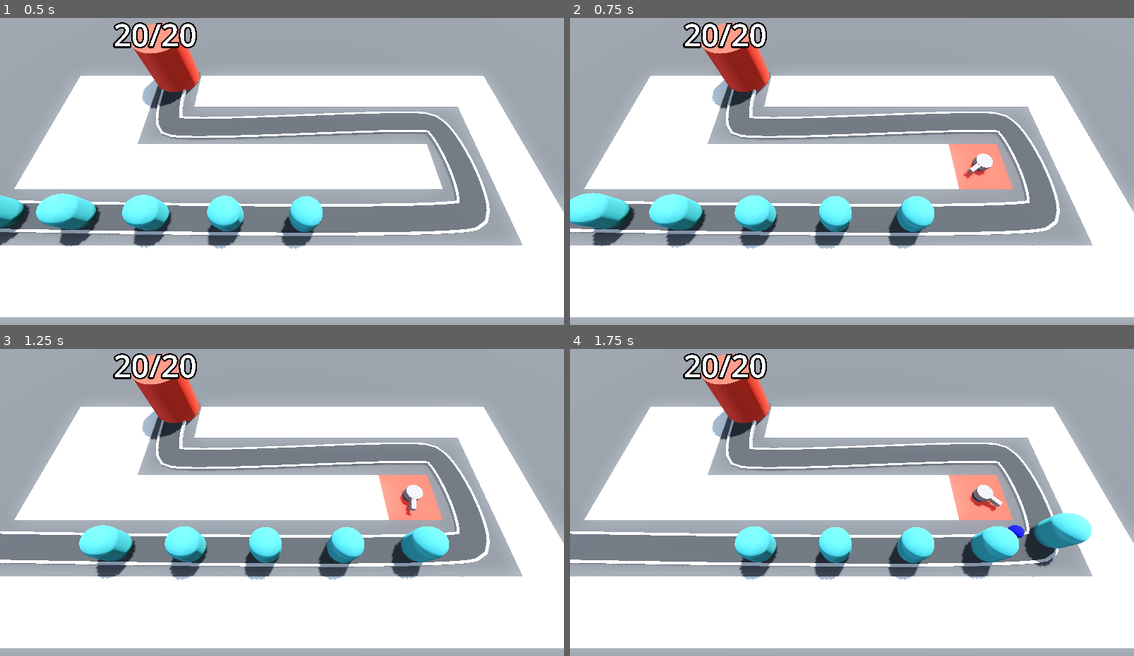
Above: before the commit, frames 1-4 (two rows, left to right).
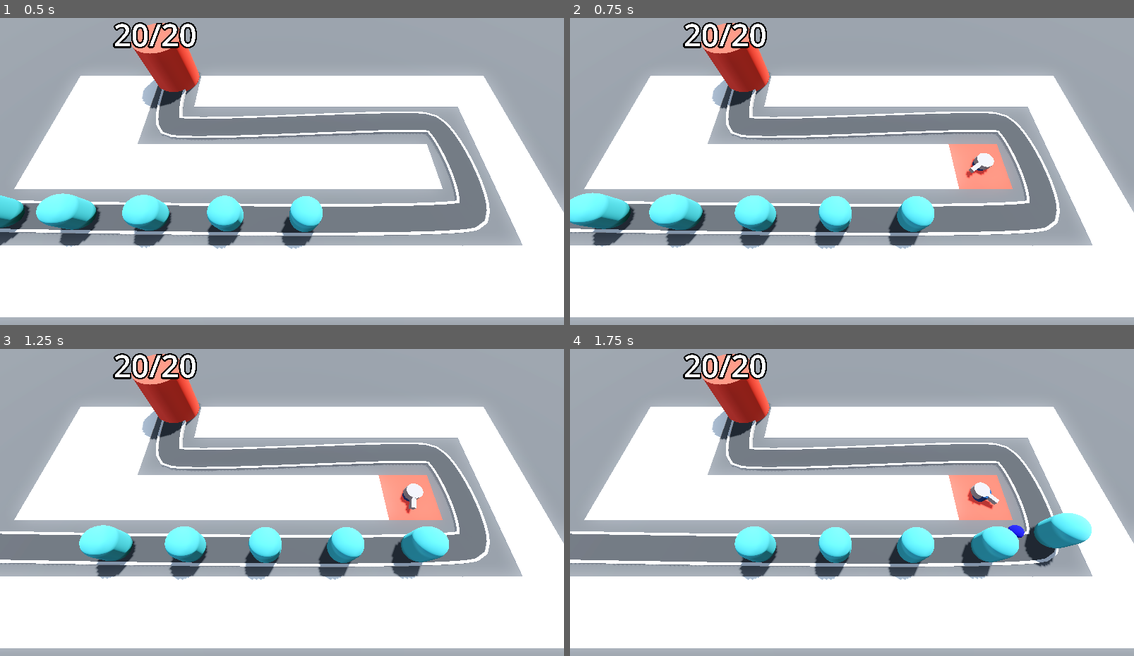
Above: after the commit, the same moments.

Repository: roomno17/Barbarian-Blaster
Game: Godot game, scene res://base_level.tscn
Two runs of this game, one before a commit and one after it. Both use one fixed random seed, a clock stepped at 60 frames per second and the inputs below.
Inputs (mouse positions are in pixels of both pictures, inside the frame that each line leads up to):
- Up to frame 1 (0.5 s): no input
- Up to frame 2 (0.75 s): move the mouse to (976, 159) at 0.52 s; click (976, 159) at 0.6 s
- Up to frame 3 (1.25 s): no input
- Up to frame 4 (1.75 s): move the mouse to (739, 520) at 1.27 s; click (739, 520) at 1.35 s

Frame 1 is identical in both runs. In frame 2, less than 0.1% of the frame differs, in the area x 69-76%, y 44-53%; in frame 3, less than 0.1%; in frame 4, 0.1%, in the area x 70-77%, y 43-53%.

Commit message:
damage and turret animation

Diff:
--- a/Enemy/enemy.gd
+++ b/Enemy/enemy.gd
@@ -1,18 +1,22 @@
 extends PathFollow3D
 class_name Enemy
 ## The speed in m/s the enemy will move
+@onready var animation_player: AnimationPlayer = $AnimationPlayer
+
 @export var speed :float = 10.0
 @export var max_health = 50
 
 var health:int:
 	set(new_health):
+		if health>new_health:
+			animation_player.play("take_damage")
 		health=new_health
 		if health<1:
 			queue_free()
 @onready var base : Base = get_tree().get_first_node_in_group("base")
 # Called when the node enters the scene tree for the first time.
 func _ready() -> void:
-	pass # Replace with function body.
+	health=max_health
 
 
 # Called every frame. 'delta' is the elapsed time since the previous frame.
--- a/Enemy/enemy.tscn
+++ b/Enemy/enemy.tscn
@@ -10,8 +10,49 @@
 radius = 1.0
 height = 3.0
 
+[sub_resource type="StandardMaterial3D" id="StandardMaterial3D_px1sc"]
+no_depth_test = true
+shading_mode = 0
+
 [sub_resource type="ConcavePolygonShape3D" id="ConcavePolygonShape3D_2pb1h"]
 data = PackedVector3Array(0, 1.5, 0, 0, 1.5, 0, 0, 1.4848, -0.17359999, 0, 1.5, 0, -0.016999999, 1.4848, -0.17279999, 0 …(277850 unchanged characters)…
+
+[sub_resource type="Animation" id="Animation_2pb1h"]
+resource_name = "take_damage"
+length = 0.1
+tracks/0/type = "value"
+tracks/0/imported = false
+tracks/0/enabled = true
+tracks/0/path = NodePath("DamagedHighlight:visible")
+tracks/0/interp = 1
+tracks/0/loop_wrap = true
+tracks/0/keys = {
+"times": PackedFloat32Array(0, 0.1),
+"transitions": PackedFloat32Array(1, 1),
+"update": 1,
+"values": [true, false]
+}
+
+[sub_resource type="Animation" id="Animation_px1sc"]
+length = 0.001
+tracks/0/type = "value"
+tracks/0/imported = false
+tracks/0/enabled = true
+tracks/0/path = NodePath("DamagedHighlight:visible")
+tracks/0/interp = 1
+tracks/0/loop_wrap = true
+tracks/0/keys = {
+"times": PackedFloat32Array(0),
+"transitions": PackedFloat32Array(1),
+"update": 1,
+"values": [false]
+}
+
+[sub_resource type="AnimationLibrary" id="AnimationLibrary_am0pq"]
+_data = {
+&"RESET": SubResource("Animation_px1sc"),
+&"take_damage": SubResource("Animation_2pb1h")
+}
 
 [node name="Enemy" type="PathFollow3D"]
 transform = Transform3D(0.9999959, 0, 0, 0, 1, 0, 0, 0, 0.9999959, 0, 0, 0)
@@ -22,8 +63,19 @@
 transform = Transform3D(1, 0, 0, 0, 1, 0, 0, 0, 1, 0, 1.6, 0)
 mesh = SubResource("CapsuleMesh_xjnqo")
 
+[node name="DamagedHighlight" type="MeshInstance3D" parent="."]
+transform = Transform3D(1, 0, 0, 0, 1, 0, 0, 0, 1, 0, 1.6, 0)
+visible = false
+mesh = SubResource("CapsuleMesh_xjnqo")
+surface_material_override/0 = SubResource("StandardMaterial3D_px1sc")
+
 [node name="EnemyArea3D" type="Area3D" parent="." groups=["enemy_area"]]
 
 [node name="CollisionShape3D" type="CollisionShape3D" parent="EnemyArea3D"]
 transform = Transform3D(0.99999994, 0, 0, 0, 1, 0, 0, 0, 0.99999994, 0, 1.6, 0)
 shape = SubResource("ConcavePolygonShape3D_2pb1h")
+
+[node name="AnimationPlayer" type="AnimationPlayer" parent="."]
+libraries = {
+&"": SubResource("AnimationLibrary_am0pq")
+}
--- a/turret.gd
+++ b/turret.gd
@@ -3,6 +3,8 @@
 var path : Path3D
 var target: Node3D
 @export var turret_range = 10
+@onready var animation_player: AnimationPlayer = $AnimationPlayer
+
 func _physics_process(delta: float) -> void:
 	target = find_best_target()
 	if target !=null:
@@ -10,6 +12,7 @@
 func _on_timer_timeout() -> void:
 	print(target)
 	if target !=null:
+		animation_player.play("shoot")
 		var new_projectile = pro.instantiate()
 		add_child(new_projectile)
 		new_projectile.global_position = global_position
--- a/turret.tscn
+++ b/turret.tscn
@@ -16,6 +16,42 @@
 [sub_resource type="BoxMesh" id="BoxMesh_3oylf"]
 size = Vector3(0.34, 0.34, 1)
 
+[sub_resource type="Animation" id="Animation_3oylf"]
+resource_name = "shoot"
+tracks/0/type = "value"
+tracks/0/imported = false
+tracks/0/enabled = true
+tracks/0/path = NodePath("TurretBase/TurretTop:position")
+tracks/0/interp = 1
+tracks/0/loop_wrap = true
+tracks/0/keys = {
+"times": PackedFloat32Array(0, 0.3),
+"transitions": PackedFloat32Array(1, 1),
+"update": 0,
+"values": [Vector3(0, 0.3, -0.4), Vector3(0, 0.3, 0)]
+}
+
+[sub_resource type="Animation" id="Animation_tjdg3"]
+length = 0.001
+tracks/0/type = "value"
+tracks/0/imported = false
+tracks/0/enabled = true
+tracks/0/path = NodePath("TurretBase/TurretTop:position")
+tracks/0/interp = 1
+tracks/0/loop_wrap = true
+tracks/0/keys = {
+"times": PackedFloat32Array(0),
+"transitions": PackedFloat32Array(1),
+"update": 0,
+"values": [Vector3(0, 0.3, -0.1)]
+}
+
+[sub_resource type="AnimationLibrary" id="AnimationLibrary_c5apd"]
+_data = {
+&"RESET": SubResource("Animation_tjdg3"),
+&"shoot": SubResource("Animation_3oylf")
+}
+
 [node name="Turret" type="Node3D"]
 transform = Transform3D(1, 0, 0, 0, 1, 0, 0, 0, 1, 0, 1, 0)
 script = ExtResource("1_3oylf")
@@ -25,15 +61,20 @@
 surface_material_override/0 = SubResource("StandardMaterial3D_8xk5y")
 
 [node name="TurretTop" type="MeshInstance3D" parent="TurretBase"]
-transform = Transform3D(1, 0, 0, 0, 1, 0, 0, 0, 1, 0, 0.3, 0)
+transform = Transform3D(1, 0, 0, 0, 1, 0, 0, 0, 1, 0, 0.3, -0.1)
 mesh = SubResource("CylinderMesh_3oylf")
 
-[node name="MeshInstance3D" type="MeshInstance3D" parent="TurretBase"]
-transform = Transform3D(1, 0, 0, 0, 1, 0, 0, 0, 1, 0, 0.36230332, 0.8964834)
+[node name="MeshInstance3D" type="MeshInstance3D" parent="TurretBase/TurretTop"]
+transform = Transform3D(1, 0, 0, 0, 1, 0, 0, 0, 1, 0, 0.062303305, 0.8964834)
 mesh = SubResource("BoxMesh_3oylf")
-skeleton = NodePath("../..")
+skeleton = NodePath("../../..")
 
 [node name="Timer" type="Timer" parent="."]
 autostart = true
 
+[node name="AnimationPlayer" type="AnimationPlayer" parent="."]
+libraries = {
+&"": SubResource("AnimationLibrary_c5apd")
+}
+
 [connection signal="timeout" from="Timer" to="." method="_on_timer_timeout"]
Not shown: 1 places in Enemy/enemy.tscn that only renumber resources
Not shown: 1 places in turret.tscn that only renumber resources
